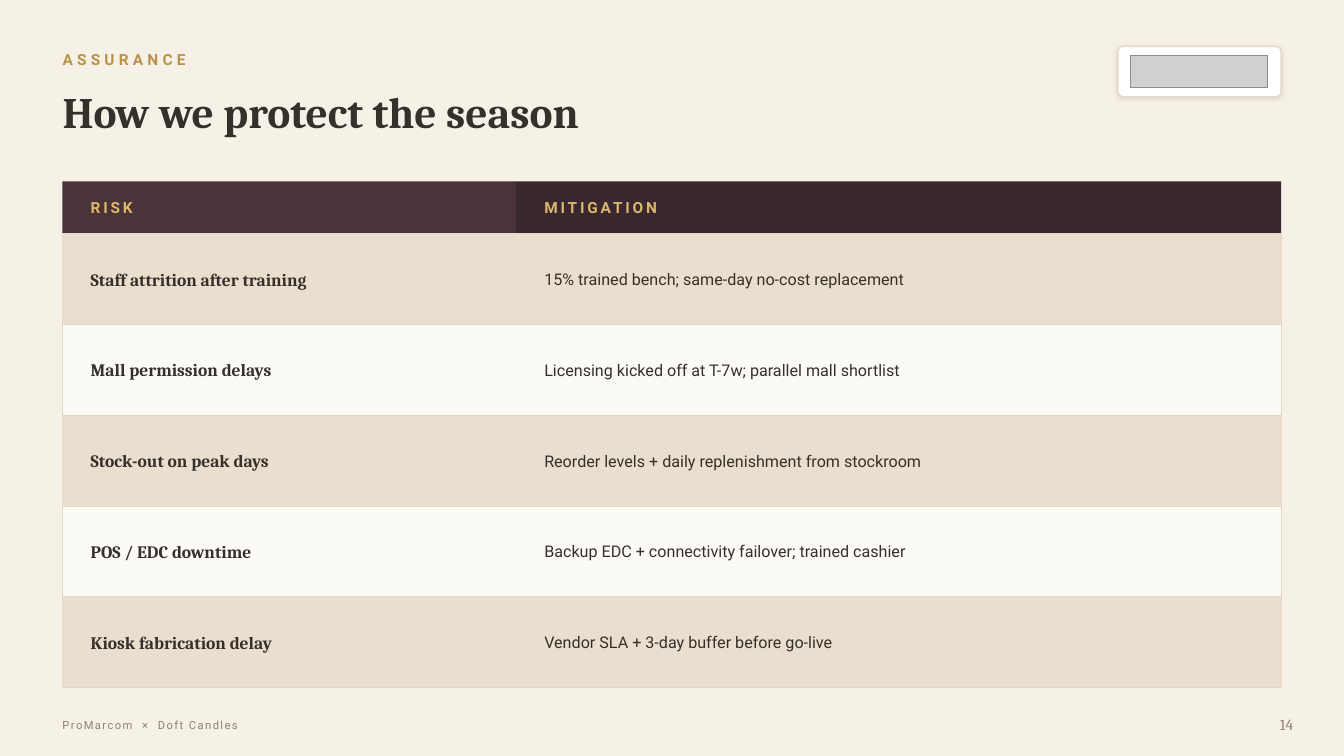
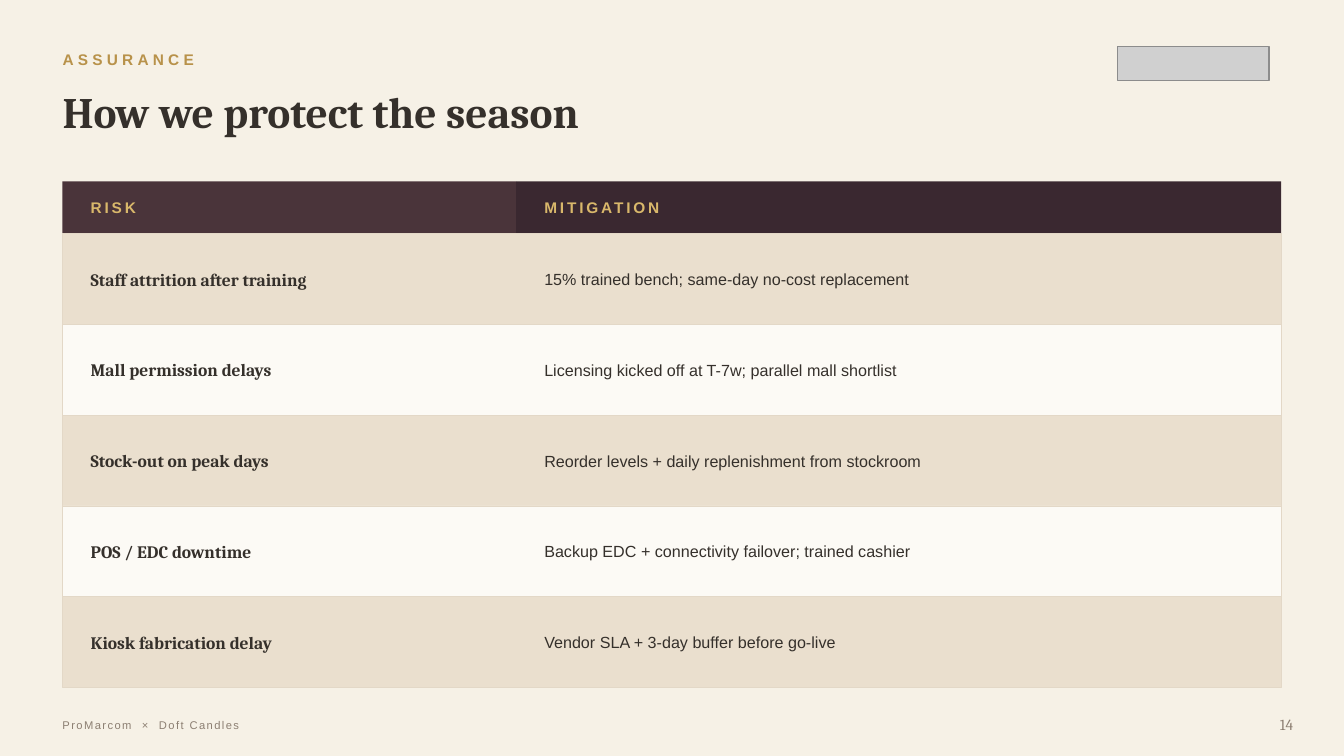
Before and after one commit to nky1103/Projects, a slide deck: slide 15 of doft_diwali_popup/Doft_Diwali_PopUp_ProMarcom_Pitch.pptx. Drawn at 1344x756 pixels with LibreOffice and Linux fonts; fonts in the diff are those of the drawing; grey boxes stand for pictures. Boxes give left, top, right and bottom in pixels: in the first picture for what was removed or moved away, otherwise in the second. Text is boxed around its words. In the diff, an @@ line names an element or a change of style, - is before the commit and + after.

```diff
--- a/doft_diwali_popup/Doft_Diwali_PopUp_ProMarcom_Pitch.pptx
+++ b/doft_diwali_popup/Doft_Diwali_PopUp_ProMarcom_Pitch.pptx
@@ picture: place and size @@
-picture at [1131, 55, 1268, 87]
+picture at [1118, 46, 1269, 81]
@@ rounded rectangle removed at [1118, 46, 1281, 97] @@
@@ font Roboto to Arial in 9 elements at [63, 54, 194, 65], [91, 202, 136, 213], [544, 181, 1269, 234], [544, 273, 909, 289], [544, 364, 896, 380], [544, 455, 921, 471], [544, 545, 910, 561], [544, 636, 835, 652], [62, 721, 239, 729] @@
```
Also in this commit, not shown: 16 other slides changed, 1 other file.
